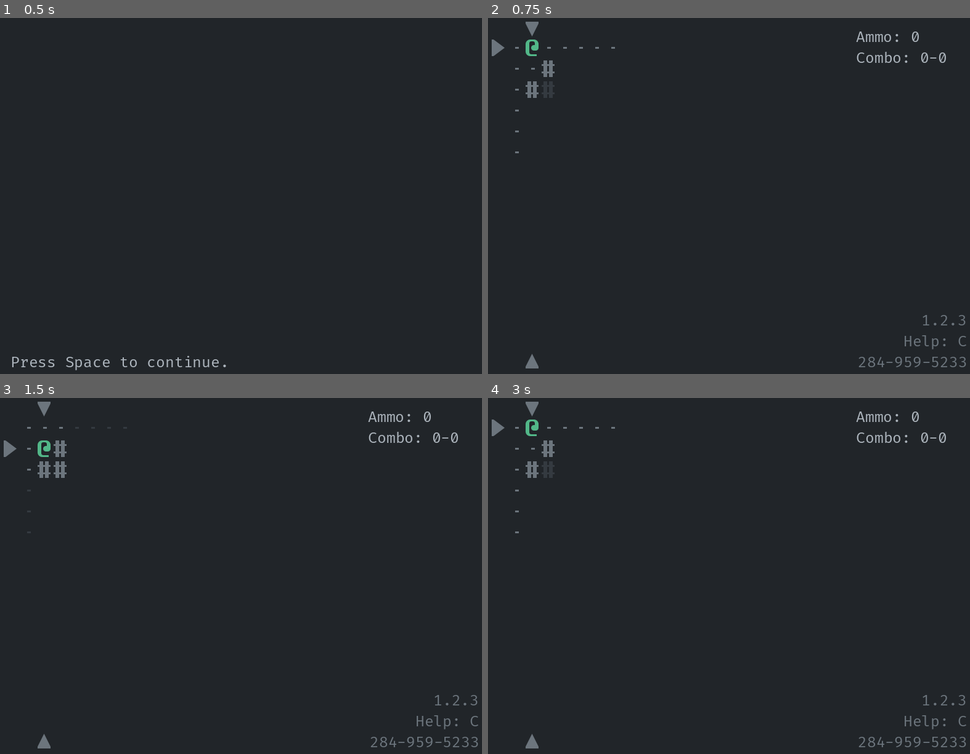
Above: before the commit, frames 1-4 (two rows, left to right).
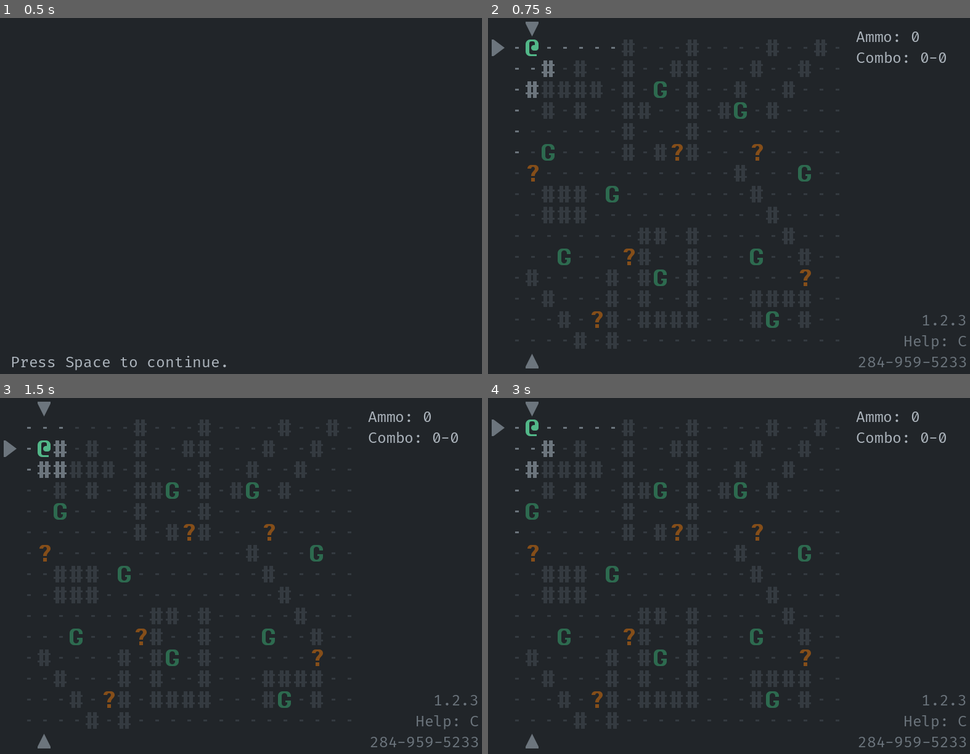
Above: after the commit, the same moments.

Repository: Bozar/godot-4-roguelike-demo
Game: Godot game, scene res://scene/main/main_game.tscn
Two runs of this game, one before a commit and one after it. Both use one fixed random seed, a clock stepped at 60 frames per second and the inputs below.
Inputs:
- Up to frame 1 (0.5 s): no input
- Up to frame 2 (0.75 s): tap Space (aim) at 0.5, 0.6 s; hold Right (move_right) from 0.53 s (still down)
- Up to frame 3 (1.5 s): tap Space (aim) at 1.25, 1.35 s; release Right (move_right) at 1.28 s; hold Down (move_down) from 1.28 s (still down)
- Up to frame 4 (3 s): tap Enter at 2 s; release Down (move_down) at 2.03 s; hold Right (move_right) 2.03-2.78 s; tap Space (aim) at 2.1, 2.75, 2.85 s; hold Up (move_up) from 2.78 s (still down)

Frame 1 is identical in both runs. In frame 2, 0.9% of the frame differs, in the area x 8-68%, y 17-88%; in frame 3, 0.9%; in frame 4, 0.9%.

Commit message:
Respawn NPCs every few turns.

Diff:
--- a/library/game_data.gd
+++ b/library/game_data.gd
@@ -10,6 +10,9 @@
 const MIN_ENEMY_COUNT: int = 0
 const MAX_ENEMY_COUNT: int = 9
 
+const MAX_RESPAWN_DURATION: int = 3
+const MIN_DISTANCE_TO_PC: int = 7
+
 const MIN_PROGRESS_BAR: int = 0
 const MAX_PROGRES_BAR: int = 5
 
--- a/library/node_reference.gd
+++ b/library/node_reference.gd
@@ -36,7 +36,7 @@
         PC_ACTION,
     ],
     RANDOM_NUMBER: [
-        FOOTNOTE_LABEL, ACTOR_ACTION, NEW_GAME,
+        FOOTNOTE_LABEL, ACTOR_ACTION, NEW_GAME, GAME_PROGRESS,
     ],
     PC_ACTION: [
         GAME_STATE_LABEL, ACTOR_ACTION,
--- a/scene/main/game_progress.gd
+++ b/scene/main/game_progress.gd
@@ -3,3 +3,75 @@
 
 
 signal game_over(player_win: bool)
+
+
+var _ref_RandomNumber: RandomNumber
+
+var _respawn_duration: int = GameData.MAX_RESPAWN_DURATION
+var _grounds: Array = []
+var _ground_index: int = 0
+
+
+func try_respawn_npc(pc: Sprite2D) -> void:
+    var index: int
+    var coord: Vector2i
+
+    _respawn_duration -= 1
+    if _respawn_duration >= 0:
+        return
+
+    _respawn_duration = GameData.MAX_RESPAWN_DURATION
+    if _count_npc() >= GameData.MAX_ENEMY_COUNT:
+        return
+
+    _init_grids(_grounds, _ref_RandomNumber)
+    index = _get_grid_index(_grounds, _ground_index, ConvertCoord.get_coord(pc))
+    coord = _grounds[index]
+    _ground_index = index + 1
+    SpriteFactory.create_actor(SubTag.GRUNT, coord)
+
+
+func _count_npc() -> int:
+    var actors: Array = SpriteStateHelper.get_sprites_by_tag(MainTag.ACTOR, "")
+    var count: int = 0
+
+    for i: Sprite2D in actors:
+        if i.is_in_group(SubTag.PC):
+            continue
+        count += 1
+    return count
+
+
+func _init_grids(grids: Array, random: RandomNumber) -> void:
+    if grids.size() > 0:
+        return
+
+    var coord: Vector2i = Vector2i(0, 0)
+
+    for x: int in range(0, DungeonSize.MAX_X):
+        for y: int in range(0, DungeonSize.MAX_Y):
+            coord.x = x
+            coord.y = y
+            if SpriteStateHelper.has_building_at_coord(coord):
+                continue
+            grids.push_back(coord)
+    ArrayHelper.shuffle(grids, random)
+
+
+func _get_grid_index(grids: Array, index: int, pc_coord: Vector2i) -> int:
+    var coord: Vector2i
+    var new_index: int = index
+
+    while true:
+        if new_index > grids.size():
+            ArrayHelper.shuffle(grids, _ref_RandomNumber)
+            new_index = 0
+
+        coord = grids[new_index]
+        if ConvertCoord.is_in_range(pc_coord, coord,
+                GameData.MIN_DISTANCE_TO_PC) or \
+                SpriteStateHelper.has_actor_at_coord(coord):
+            new_index += 1
+        else:
+            break
+    return new_index
--- a/scene/main/pc_action.gd
+++ b/scene/main/pc_action.gd
@@ -89,6 +89,7 @@
 func _on_Schedule_turn_started(sprite: Sprite2D) -> void:
     if not sprite.is_in_group(SubTag.PC):
         return
+    _ref_GameProgress.try_respawn_npc(_pc)
     _ref_PcFov.render_fov(_is_aiming)
     _alert_duration = max(0, _alert_duration - 1)
 
--- a/scene/main/pc_fov.gd
+++ b/scene/main/pc_fov.gd
@@ -52,9 +52,9 @@
         ShadowCastFov.get_fov_map(pc_coord, GameData.PC_SIGHT_RANGE,
                 _block_cross_fov_ray, [], _fov_map, _shadow_cast_fov_data)
         # DiamondFov.get_fov_map(pc_coord, GameData.PC_SIGHT_RANGE, _fov_map)
-    # DungeonSize.iterate_dungeon(_set_color, [_fov_map])
-    DungeonSize.iterate_dungeon(_set_visibility, [_fov_map, _memory_map,
-            MEMORY_TAGS])
+    DungeonSize.iterate_dungeon(_set_color, [_fov_map])
+    # DungeonSize.iterate_dungeon(_set_visibility, [_fov_map, _memory_map,
+    #         MEMORY_TAGS])
 
 
 func _set_color(coord: Vector2i, args: Array) -> void:
